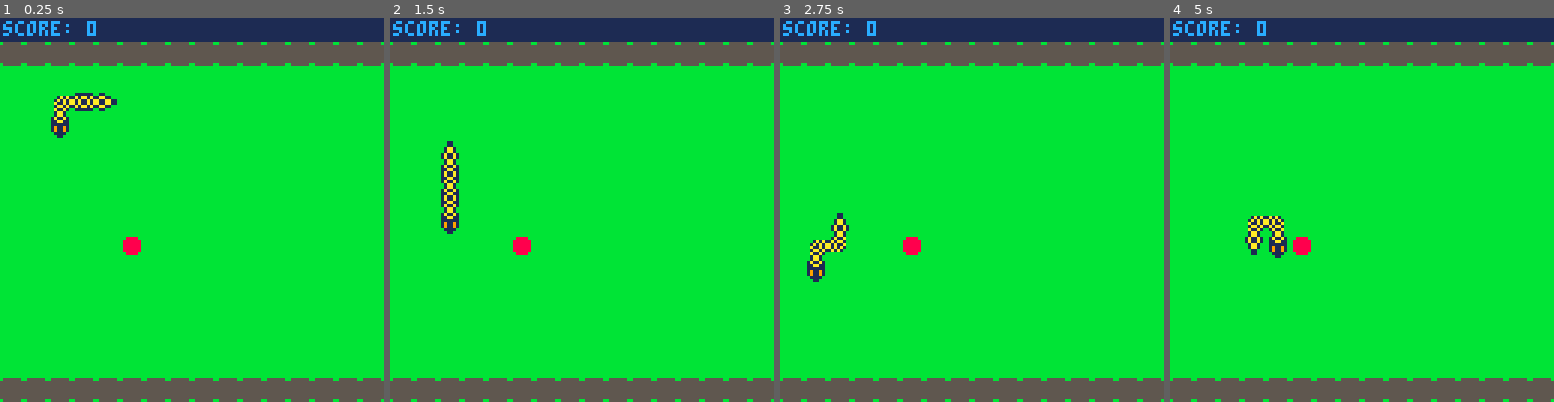
Above: before the commit, frames 1-4 (left to right).
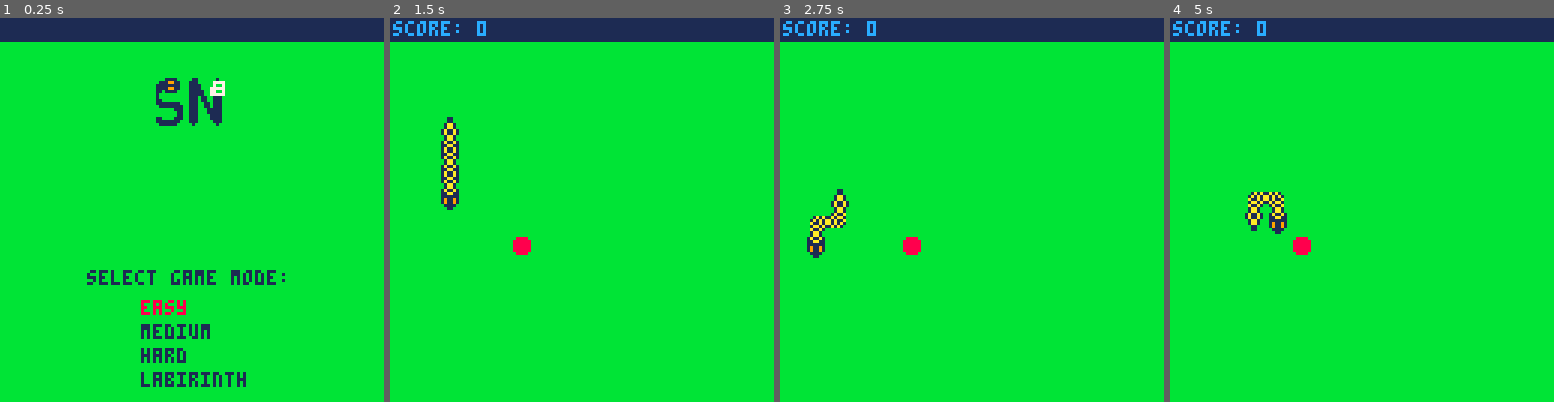
Above: after the commit, the same moments.

Repository: StefanoBisi/pico8-games
Game: PICO-8 cartridge sn8.p8
The game is run twice, just before and just after one commit, with the same random seed, the same clock (stepped at 60 frames per second) and the same inputs.
Inputs:
- Up to frame 1 (0.25 s): no input
- Up to frame 2 (1.5 s): tap O (Z key) at 0.33, 0.7, 1.43 s; tap X (X key) at 1.07 s
- Up to frame 3 (2.75 s): hold Left 1.97-2.37 s; tap X (X key) at 2.07, 2.4, 2.73 s; tap O (Z key) at 2.22 s; hold Down from 2.42 s (still down)
- Up to frame 4 (5 s): release Down at 2.82 s; hold Right 2.87-3.53 s; tap X (X key) every 0.33 s from 3.07 to 4.73 s; tap O (Z key) at 3.1, 3.98, 4.87 s; hold Up 3.58-4.08 s; hold Right 4.13-4.53 s; hold Down from 4.58 s (still down)

The runs differ from the first frame. In frame 1, 16% of the frame differs, in the area x 0-100%, y 0-100%; in frame 2, 12%; in frame 3, 13%; in frame 4, 13%.

Commit message:
SN8: Added menu functionality and levels
SN8: Added menu functionality and levels

Diff:
--- a/sn8.p8
+++ b/sn8.p8
@@ -1,13 +1,22 @@
 pico-8 cartridge // http://www.pico-8.com
 version 43
 __lua__
+#include src/menu.lua
 #include src/sn8.lua
 __gfx__
-bbbbbbbbbbbbbbbbbbbbbbbbbbbbbbbbbbbbbbbbb555555bbb1aa1bbbbb11bbbbbbbbbbbbb1aa1bb000000000000000000000000000000000000000000000000
-bb11111bb111111bbb8888bbbbaaaabbbbbbbbbb55555555b1a11a1bbb1111bbb11bbbbbb1a11a1b000000000000000000000000000000000000000000000000
-b19911a11a1aa1a1b888888bbaaaaaab1a1a1bbb55555555b11aa11bb191191b1aa11bbbb1a11a1b000000000000000000000000000000000000000000000000
-11111a1aa1a11a1ab888888bbaaaaaaba1a1a1bb55555555b1a11a1bb191191ba11aa11bbb1aa1bb000000000000000000000000000000000000000000000000
-11111a1aa1a11a1ab888888bbaaaaaaba1a11abb55555555b1a11a1bb111111ba11aa11bbb1aa1bb000000000000000000000000000000000000000000000000
-b19911a11a1aa1a1b888888bbaaaaaab1a1aa1bb55555555b11aa11bb11aa11b1aa11bbbbbb11bbb000000000000000000000000000000000000000000000000
-bb11111bb111111bbb8888bbbbaaaabbb1a11abb55555555b1a11a1bb1a11a1bb11bbbbbbbb11bbb000000000000000000000000000000000000000000000000
-bbbbbbbbbbbbbbbbbbbbbbbbbbbbbbbbbb1aa1bbb555555bbb1aa1bbbb1aa1bbbbbbbbbbbbbbbbbb000000000000000000000000000000000000000000000000
+bbbbbbbbbbbbbbbbbbbbbbbbbbbbbbbbbbbbbbbbb555555bbb1aa1bbbbb11bbbbbbbbbbbbb1aa1bbbbb1111bbbbb11bbbbbb1bbb000000000000000000000000
+bb11111bb111111bbb8888bbbbaaaabbbbbbbbbb55555555b1a11a1bbb1111bbb11bbbbbb1a11a1bb1119911bbb111bbbbb7777b000000000000000000000000
+b19911a11a1aa1a1b888888bbaaaaaab1a1a1bbb55555555b11aa11bb191191b1aa11bbbb1a11a1b11111111bbb1111bbbb7bb7b000000000000000000000000
+11111a1aa1a11a1ab888888bbaaaaaaba1a1a1bb55555555b1a11a1bb191191ba11aa11bbb1aa1bb11119911bbb1111bbb77777b000000000000000000000000
+11111a1aa1a11a1ab888888bbaaaaaaba1a11abb55555555b1a11a1bb111111ba11aa11bbb1aa1bb11b1111bbbb11111bb77bb7b000000000000000000000000
+b19911a11a1aa1a1b888888bbaaaaaab1a1aa1bb55555555b11aa11bb11aa11b1aa11bbbbbb11bbb1bbbbbbbbbb11111bb77777b000000000000000000000000
+bb11111bb111111bbb8888bbbbaaaabbb1a11abb55555555b1a11a1bb1a11a1bb11bbbbbbbb11bbb1bbbbbbbbbb111b11bb111bb000000000000000000000000
+bbbbbbbbbbbbbbbbbbbbbbbbbbbbbbbbbb1aa1bbb555555bbb1aa1bbbb1aa1bbbbbbbbbbbbbbbbbb11bbbbbbbbb111b11bb111bb000000000000000000000000
+0000000000000000000000000000000000000000000000000000000000000000000000000000000011111111bbb111bb11b111bb000000000000000000000000
+00000000000000000000000000000000000000000000000000000000000000000000000000000000b11111111bb111bb11b111bb000000000000000000000000
+00000000000000000000000000000000000000000000000000000000000000000000000000000000bbbbbb111bb111bbb11111bb000000000000000000000000
+00000000000000000000000000000000000000000000000000000000000000000000000000000000bbbbbbb11bb111bbb11111bb000000000000000000000000
+00000000000000000000000000000000000000000000000000000000000000000000000000000000bbbbbbb11bb111bbbb1111bb000000000000000000000000
+0000000000000000000000000000000000000000000000000000000000000000000000000000000011bbbb111bb111bbbb1111bb000000000000000000000000
+0000000000000000000000000000000000000000000000000000000000000000000000000000000011111111bbb111bbbbb111bb000000000000000000000000
+00000000000000000000000000000000000000000000000000000000000000000000000000000000b111111bbbbb1bbbbbbb1bbb000000000000000000000000
--- a/src/menu.lua
+++ b/src/menu.lua
@@ -1,21 +1,31 @@
-function draw_menu(menu, pos, size)
+function draw_menu(menu, pos)
+    max_size=0
+    foreach(menu.elements, function(elem)
+        if #elem > max_size then max_size = #elem end
+    end)
+    width = (max_size * 4) + 2
     for i=1, #menu.elements do
         rectfill(
-            pos.x, pos.y, pos.x + size.w, pos.y + size.h,
+            pos.x, pos.y, pos.x + width, pos.y + 8,
             menu.selected == i and menu.bg_sel_col or menu.bg_col)
         print(menu.elements[i],
             pos.x + 2, -- 2 pixels padding from left
-            pos.y + (size.h - 4) / 2, -- centered in the rectangle, the print height is 4
+            pos.y + 2, -- centered in the rectangle, the print height is 4
             menu.selected == i and menu.font_sel_col or menu.font_col)
-        pos.y += size.h
+        pos.y += 8
     end
 end
 
 function update_menu(menu)
-    if btn(2) and menu.selected > 1 then -- up
+    if btnp(🅾️) or btnp(❎) then
+        return menu.selected
+    end
+    if btnp(⬆️) and menu.selected > 1 then -- up
         menu.selected -= 1
+        return nil
     end
-    if btn(3) and menu.selected < #menu.elements then -- down
+    if btnp(⬇️) and menu.selected < #menu.elements then -- down
         menu.selected += 1
+        return nil
     end
 end
--- a/src/sn8.lua
+++ b/src/sn8.lua
@@ -38,8 +38,57 @@
   end
 end
 
+function init_game(level)
+  in_game = true
+  gameover = false
+
+  head={x=16, y=32}
+  tail={}
+  add(tail, {x=16,y=24})
+  add(tail, {x=24,y=24})
+  add(tail, {x=32,y=24})
+  snake_direction={x=0, y=8}
+  speed=11
+  move_counter=0
+  score=0
+
+  walls={} -- level 1
+  if level == 2 then
+    for i=0,120,8 do
+      -- top line of walls
+      add(walls, {x=i, y=gameboard.top})
+    end
+    for i=0,120,8 do
+      -- bottom line of walls
+      add(walls, {x=i, y=gameboard.bottom-7})
+    end
+  elseif level == 3 then
+    for i=0,120,8 do
+      -- top line of walls
+      add(walls, {x=i, y=gameboard.top})
+    end
+    for i=0,120,8 do
+      -- bottom line of walls
+      add(walls, {x=i, y=gameboard.bottom-7})
+    end
+    for i=8,112,8 do
+      -- left line of walls
+      add(walls, {x=gameboard.left, y=i})
+    end
+    for i=8,112,8 do
+      -- right line of walls
+      add(walls, {x=gameboard.right-7, y=i})
+    end
+  elseif level == 4 then
+
+  end
+
+  generate_fruit()
+end
+
 function _init()
   -- Graphics definitions
+  logo_sprite=10
   snake_head_h_sprite = 0
   snake_head_v_sprite = 7
   snake_body_h_sprite = 1
@@ -50,33 +99,24 @@
   red_fruit_sprite = 2
   golden_fruit_sprite = 3
   wall_sprite = 5
-  header_color = 1
-  bg_color = 11
+  header_color = 1 -- dark blue
+  bg_color = 11 -- light green
   header_rect={left=0, top=0, right=127, bottom=7}
+
+  -- Menu
+  menu = {
+    elements={"easy", "medium", "hard", "labirinth"},
+    selected=1,
+    bg_col=11, -- light green
+    bg_sel_col=11,
+    font_col=1, -- dark blue
+    font_sel_col=8 -- red
+  }
 
   -- Game components
   gameboard={left= 0, top=8, right=127, bottom=127}
-  head={x=16, y=32}
-  tail={}
-  add(tail, {x=16,y=24})
-  add(tail, {x=24,y=24})
-  add(tail, {x=32,y=24})
-  snake_direction={x=0, y=8}
-  speed=11
-  move_counter=0
-  score=0
-  walls={}
-  for i=0,120,8 do
-    -- top line of walls
-    add(walls, {x=i, y=gameboard.top})
-  end
-  for i=0,120,8 do
-    -- bottom line of walls
-    add(walls, {x=i, y=gameboard.bottom-7})
-  end
-
-  -- Game initialization
-  generate_fruit()
+  gameover = false
+  in_game = false
 end
 
 function copy_pos(source, dest)
@@ -94,19 +134,19 @@
   -- only if there is not a tail block in the next cell
   -- the head should go
   --    left
-  if btn(0) and tail[1].x >= head.x then
+  if btnp(⬅️) and tail[1].x >= head.x then
     snake_direction={x=-8, y=0}
   end
   --    right
-  if btn(1) and tail[1].x <= head.x then
+  if btnp(➡️) and tail[1].x <= head.x then
     snake_direction={x=8, y=0}
   end
   --    up
-  if btn(2) and tail[1].y >= head.y then
+  if btnp(⬆️) and tail[1].y >= head.y then
     snake_direction={x=0, y=-8}
   end
   --    down
-  if btn(3) and tail[1].y <= head.y then
+  if btnp(⬇️) and tail[1].y <= head.y then
     snake_direction={x=0, y=8}
   end
   -- update the position
@@ -175,7 +215,17 @@
 end
 
 function _update()
-  update_game()
+  if in_game then
+    update_game()
+    if gameover then
+      in_game = false
+    end
+  else
+    s = update_menu(menu)
+    if s then
+      init_game(s)
+    end
+  end
 end
 
 function draw_snake()
@@ -269,19 +319,24 @@
   if gameover then
     print("gameover", 46, 40, 8)
     print("score: "..score, 46, 50, 12)
-    return
-  end
-
+  end
+
+  if in_game then
     -- print points
-  print("score: "..score, 1, 1, 12)
-
-  draw_snake()
-  -- draw fruit
-  if fruit then
-    spr(fruit.kind, fruit.x, fruit.y)
-  end
-  -- draw walls
-  foreach (walls, function (wall)
-    spr(wall_sprite, wall.x, wall.y)
-  end)
-end
+    print("score: "..score, 1, 1, 12)
+
+    draw_snake()
+    -- draw fruit
+    if fruit then
+      spr(fruit.kind, fruit.x, fruit.y)
+    end
+    -- draw walls
+    foreach (walls, function (wall)
+      spr(wall_sprite, wall.x, wall.y)
+    end)
+  else
+    spr(logo_sprite, 52, 20, 3, 2)
+    print("select game mode:", 29, 84, 1)
+    draw_menu(menu, {x=45,y=92})
+  end
+end
